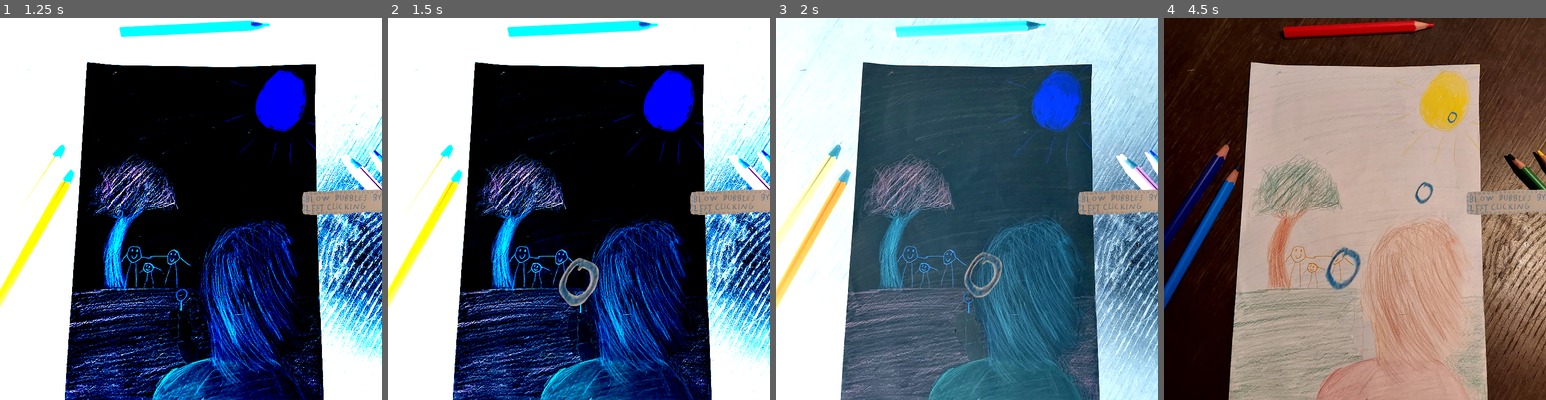
Above: before the commit, frames 1-4 (left to right).
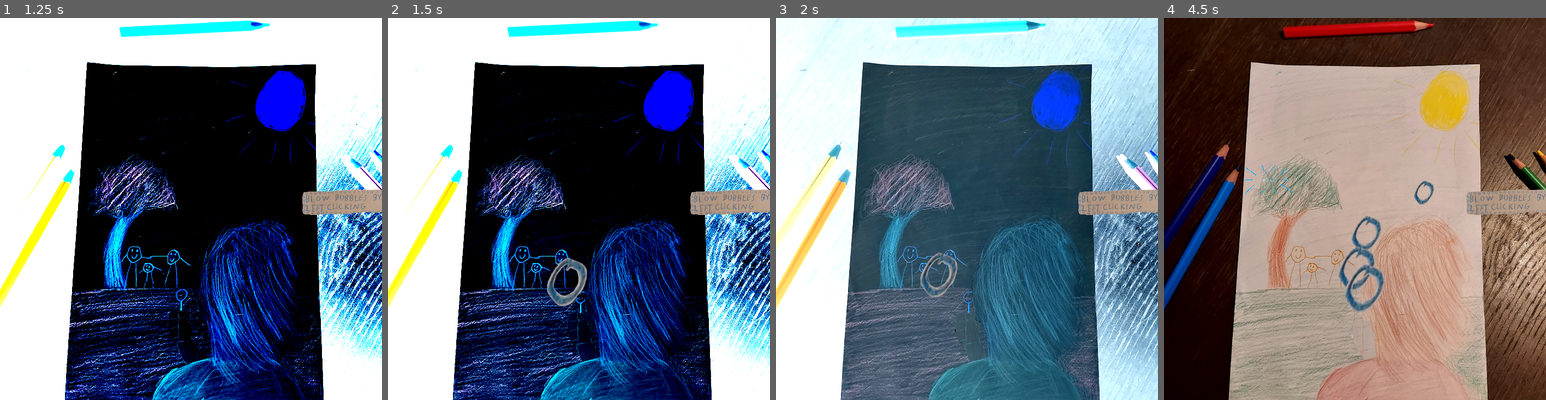
Above: after the commit, the same moments.

Repository: Tepitron/rebel-yell
Game: Godot game, scene res://main_menu.tscn
Two runs of this game, one before a commit and one after it. Both use one fixed random seed, a clock stepped at 60 frames per second and the inputs below.
Inputs (mouse positions are in pixels of both pictures, inside the frame that each line leads up to):
- Up to frame 1 (1.25 s): click "START" at 0.5 s
- Up to frame 2 (1.5 s): move the mouse to (663, 189) at 1.27 s; press the mouse at (663, 189) at 1.28 s
- Up to frame 3 (2 s): no input
- Up to frame 4 (4.5 s): move the mouse to (1278, 228) at 2.02 s; release the mouse at (1278, 228) at 2.03 s; click (1278, 228) at 2.1 s; move the mouse to (1393, 124) at 2.77 s; press the mouse at (1393, 124) at 2.78 s; move the mouse to (1335, 285) at 3.52 s; release the mouse at (1335, 285) at 3.53 s; click (1335, 285) at 3.6 s; move the mouse to (1469, 266) at 4.27 s; press the mouse at (1469, 266) at 4.28 s

Frame 1 is identical in both runs. In frame 2, 1.1% of the frame differs, in the area x 41-56%, y 62-76%; in frame 3, 0.9%; in frame 4, 1.7%, in the area x 20-77%, y 24-77%.

Commit message:
add level changes

Diff:
--- a/bubble.gd
+++ b/bubble.gd
@@ -16,6 +16,7 @@
 var bubble_blowed = false
 var go_left = true
 var poksed = false
+var scale_size_decreaser
 
 
 # Called when the node enters the scene tree for the first time.
@@ -24,6 +25,7 @@
 	#sway gets randomized. Used to determine how fast bubble goes left/right
 	sway = randf_range(0,1.5)
 	scale_size = $AnimatedSprite2D.scale.x
+	scale_size_decreaser = randf_range(0.00005,0.0001)
 	# flip a coin if bubble traverses left or right
 	go_left = true if (randi_range(0,1) == 1) else false
 
@@ -54,7 +56,8 @@
 func scale_down():
 	# Randomly chooses how fast the scale goes down. When it reaches 0.985,
 	# the bubble will pop
-	scale_size -= randf_range(0.00005, 0.00010)
+
+	scale_size -= scale_size_decreaser
 	$AnimatedSprite2D.apply_scale(Vector2(scale_size,scale_size))
 
 func go_upwards(delta):
--- a/main.gd
+++ b/main.gd
@@ -9,8 +9,20 @@
 @export var click_resistance = 1
 @export var MAX_BUBBLE_COUNTER = 15
 var click_counter = 0
-var bubble_counter_limit1 = 5
-var bubble_counter_limit2 = 3
+var over_all_bubbles = 0
+
+@export var bubble_counter_limit1 = 10
+@export var bubble_counter_limit2 = 8
+@export var bubble_counter_limit3 = 6
+@export var bubble_counter_limit4 = 4
+@export var bubble_counter_limit5 = 1
+
+
+var level1 = true
+var level2 = false
+var level3 = false
+var level4 = false
+var level5 = false
 
 # Called when the node enters the scene tree for the first time.
 func _ready() -> void:
@@ -36,22 +48,60 @@
 			# This limits the bubble_counter from being too much
 			if bubble_counter < MAX_BUBBLE_COUNTER:
 				bubble_counter += 1
+				over_all_bubbles += 1
 
-	await get_tree().create_timer(5).timeout
+	# wait x seconds until difficulty levels start rising
 
-	if bubble_counter < bubble_counter_limit1:
-		print_debug("Too low")
-	elif bubble_counter < bubble_counter_limit2:
-		print_debug("Even lower boy")
+	if over_all_bubbles > 10:
 
-	fight_volume()
+		if bubble_counter > bubble_counter_limit1:
+			change_level(1)
+
+		elif (bubble_counter < bubble_counter_limit1 &&
+			bubble_counter > bubble_counter_limit2):
+
+			change_level(2)
+
+		elif (bubble_counter < bubble_counter_limit2 &&
+			 bubble_counter > bubble_counter_limit3):
+
+			change_level(3)
+
+		elif (bubble_counter < bubble_counter_limit3 &&
+			 bubble_counter > bubble_counter_limit4):
+
+			change_level(4)
+
+		elif(bubble_counter < bubble_counter_limit4 &&
+			 bubble_counter > bubble_counter_limit5):
+
+			change_level(5)
+
+		elif bubble_counter <= 0:
+			game_over()
+
+
+		if level1 == true:
+			level1changes()
+
+		elif level2 == true:
+			level2changes()
+
+		elif level3 == true:
+			level3changes()
+
+		elif level4 == true:
+			level4changes()
+
+		elif level5 == true:
+			level5changes()
+
+		fight_volume()
 
 func fight_volume():
 	#var current_vol =
 	pass
 	#fight_audio.volume_db += current_vol*(-1)
-
-
 
 func bubble_counter_down():
 	bubble_counter -= 1
@@ -71,3 +121,39 @@
 
 func _on_click_resistance_up_timer_timeout() -> void:
 	raise_click_resistance()
+
+func change_level(level_number):
+	level1 = false
+	level2 = false
+	level3 = false
+	level4 = false
+	level5 = false
+
+	if level_number == 1:
+		level1 = true
+	elif level_number == 2:
+		level2 = true
+	elif level_number == 3:
+		level3 = true
+	elif level_number == 4:
+		level4 = true
+	else:
+		level5 = true
+
+func game_over():
+	print_debug("Ay yo game ended dude")
+
+func level1changes():
+	print_debug("Level 1 shaders activate")
+
+func level2changes():
+	print_debug("Level 2 shaders activate")
+
+func level3changes():
+	print_debug("Level 3 shaders activate")
+
+func level4changes():
+	print_debug("Level 4 shaders activate")
+
+func level5changes():
+	print_debug("Level 5 shaders activate")
--- a/main.tscn
+++ b/main.tscn
@@ -12,10 +12,10 @@
 [node name="Node2D" parent="." instance=ExtResource("3_ys857")]
 
 [node name="ClickResistanceUpTimer" type="Timer" parent="."]
-wait_time = 1.693
+wait_time = 3.856
 
 [node name="BubbleCounterDownTimer" type="Timer" parent="."]
-wait_time = 1.756
+wait_time = 4.587
 
 [connection signal="timeout" from="ClickResistanceUpTimer" to="." method="_on_click_resistance_up_timer_timeout"]
 [connection signal="timeout" from="BubbleCounterDownTimer" to="." method="_on_bubble_counter_down_timer_timeout"]
Not shown: 2 places in Scripts/node_2d.tscn that only renumber resources
Not shown: 1 places in main_menu.tscn that only renumber resources
